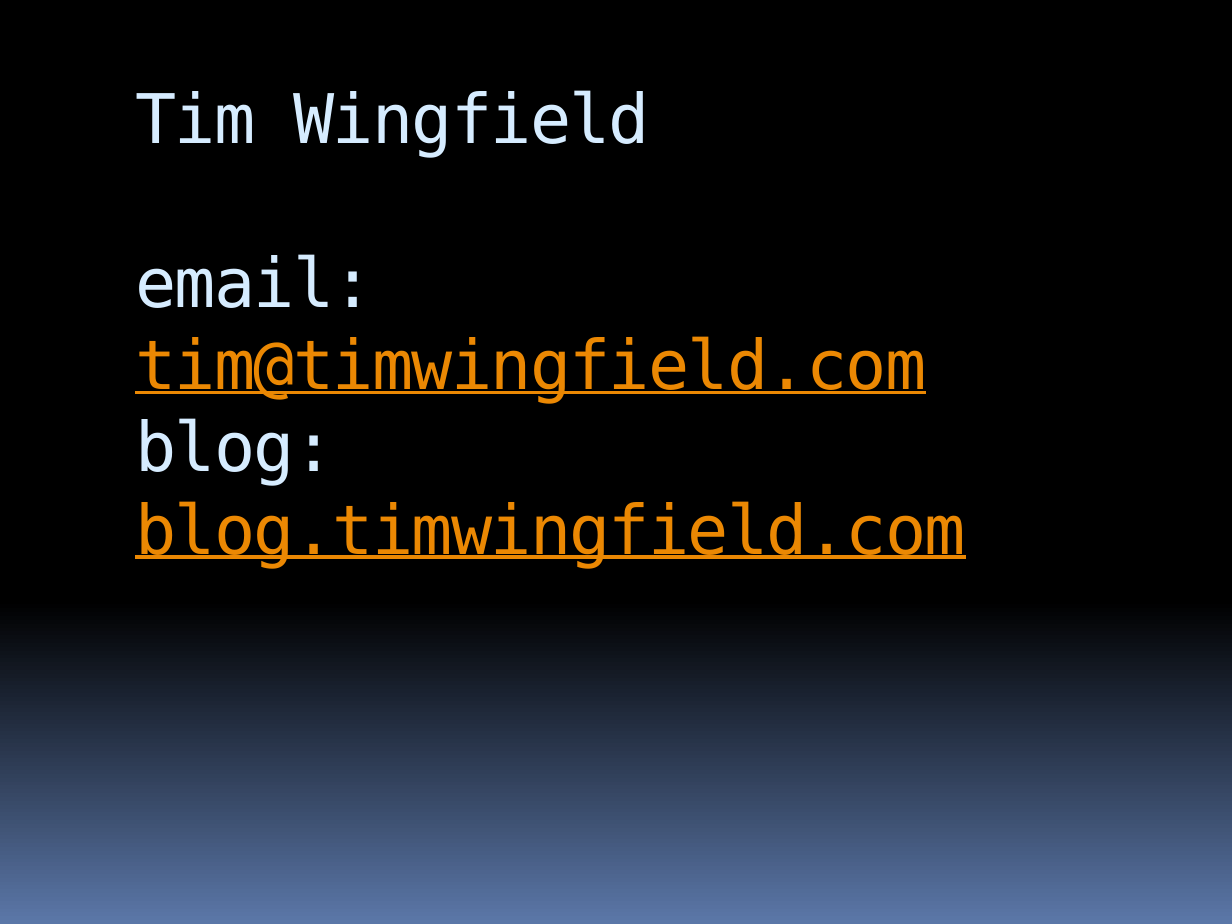
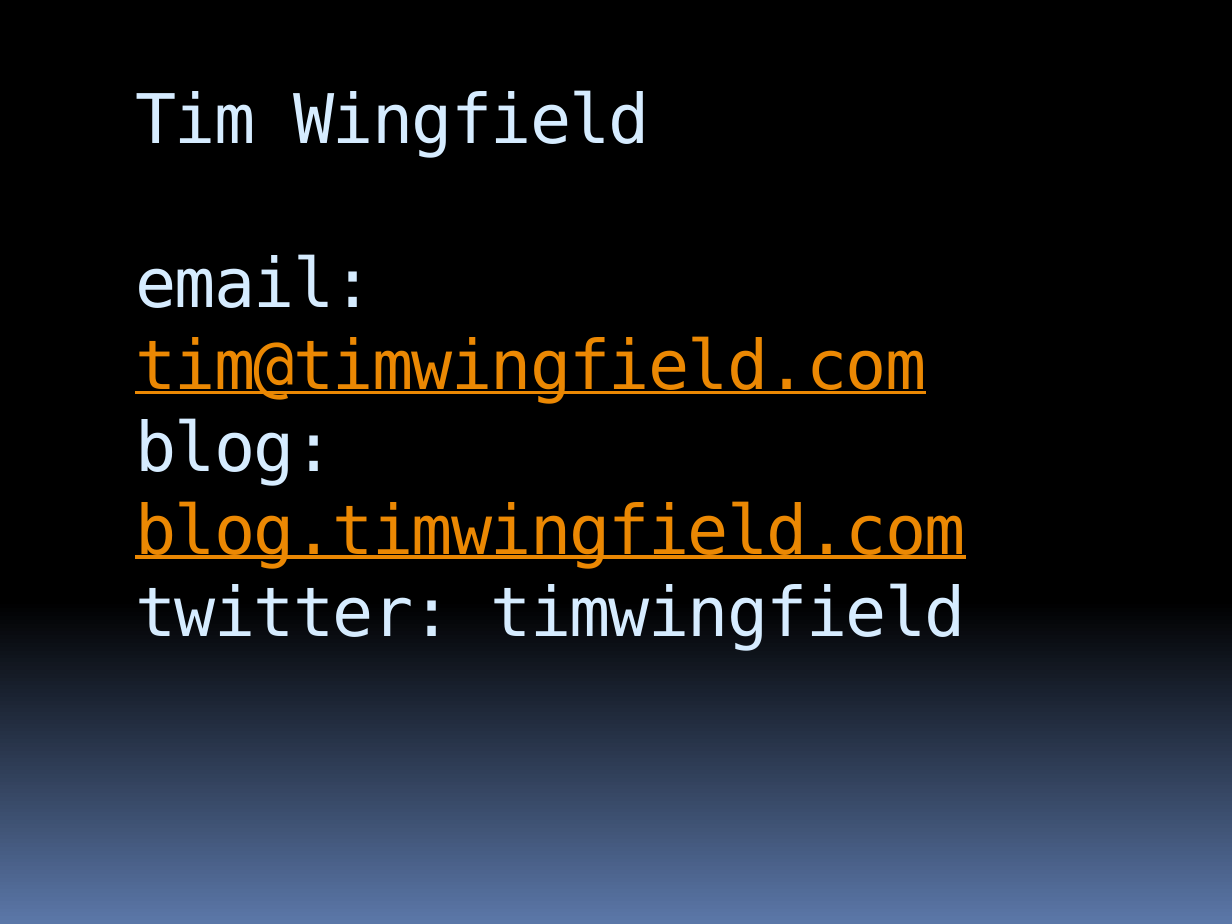
Before and after one commit to stevenharman/codeincubator, a slide deck: slide 16 of Samples/Getting-Started-With-MVC/Getting Started with MVC.pptx (slide 11 before the commit). Drawn at 1232x924 pixels with LibreOffice and Linux fonts; fonts in the diff are those of the drawing. Boxes give left, top, right and bottom in pixels: in the first picture for what was removed or moved away, otherwise in the second. Text is boxed around its words. In the diff, an @@ line names an element or a change of style, - is before the commit and + after.

```diff
--- a/Samples/Getting-Started-With-MVC/Getting Started with MVC.pptx
+++ b/Samples/Getting-Started-With-MVC/Getting Started with MVC.pptx
@@ title at (135,90,966,651): text changed; text colour #EB8803 to #D6ECFF @@
-Tim Wingfield
-email: tim@timwingfield.com
-blog: blog.timwingfield.com
+Tim Wingfield
+email: tim@timwingfield.com
+blog: blog.timwingfield.com
+twitter: timwingfield
```
Also in this commit, not shown: 2 other slides changed, 7 slides added, 2 slides removed, 3 other files.
